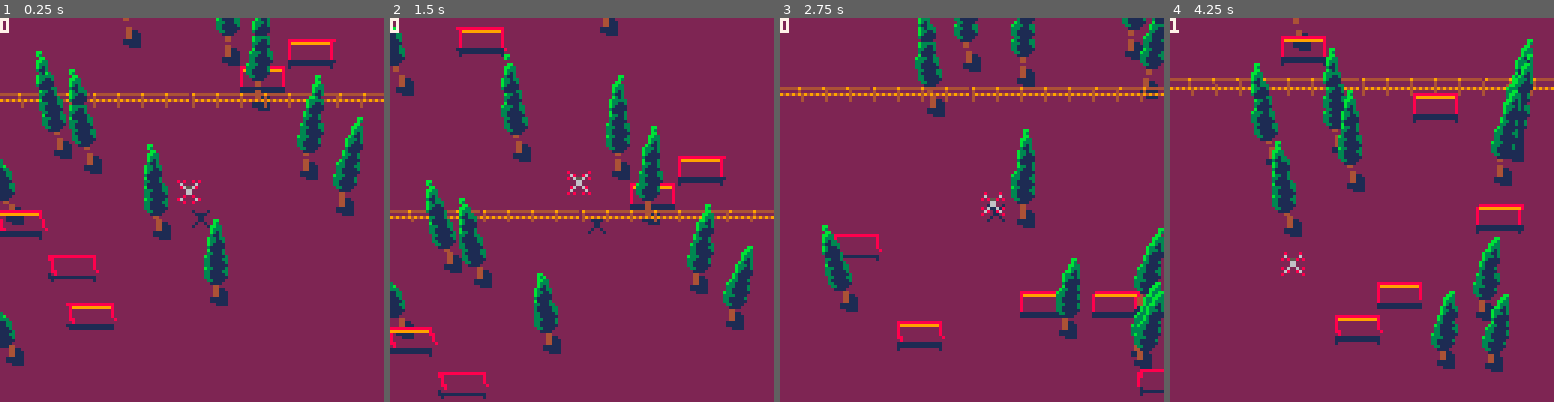
Above: before the commit, frames 1-4 (left to right).
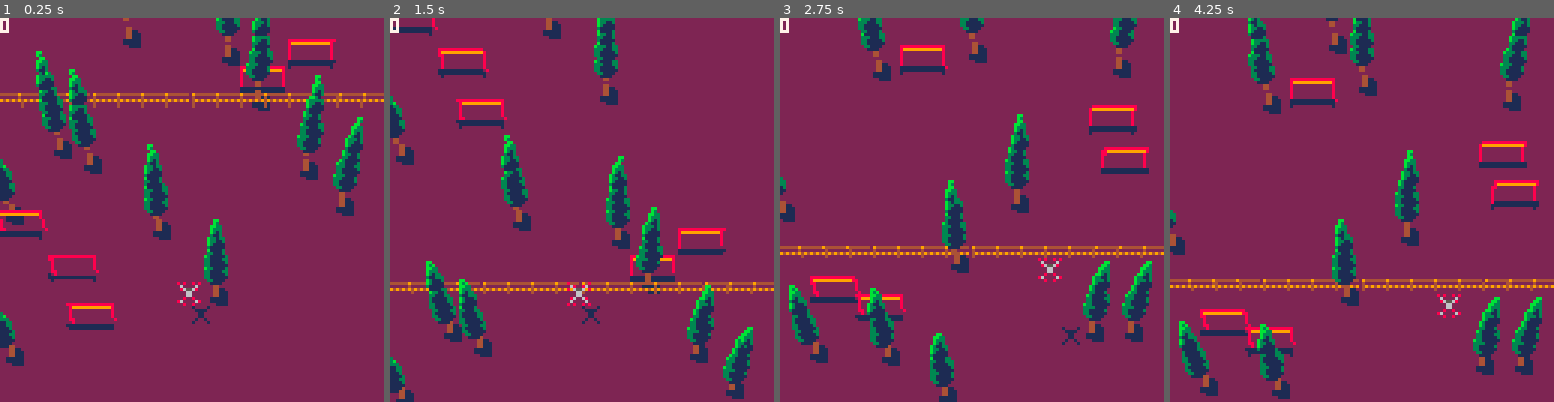
Above: after the commit, the same moments.

Repository: graearea/pico8
Game: PICO-8 cartridge dron.p8
The game is run twice, just before and just after one commit, with the same random seed, the same clock (stepped at 60 frames per second) and the same inputs.
Inputs:
- Up to frame 1 (0.25 s): no input
- Up to frame 2 (1.5 s): tap X (X key) at 0.33, 1.07 s; tap O (Z key) at 0.7 s
- Up to frame 3 (2.75 s): hold Right 1.6-2.1 s; tap O (Z key) at 1.7, 2.1, 2.5 s; tap X (X key) at 1.85 s; hold Up 2.15-2.42 s; hold Right from 2.47 s (still down)
- Up to frame 4 (4.25 s): tap O (Z key) every 0.4 s from 2.9 to 4.1 s; tap X (X key) at 2.97, 4.08 s; release Right at 3.03 s; hold Left 3.08-3.58 s; hold Down 3.63-3.97 s; hold Right from 4.02 s (still down)

The runs differ from the first frame. In frame 1, 0.5% of the frame differs, in the area x 46-55%, y 42-80%; in frame 2, 24%, in the area x 0-100%, y 0-100%; in frame 3, 22%; in frame 4, 24%.

Commit message:
changed control style.

Diff:
--- a/dron.p8
+++ b/dron.p8
@@ -4,6 +4,7 @@
 -- pico8 callbacks, game state
 
 dead=false
+speed=1
 
 function _update()
 	if dead then
@@ -16,10 +17,10 @@
  end
 
 	for _,t in pairs(trees) do
-		t:update(dron)
-	end
-
-	fnc:update(dron)
+		t:update(dron,dron)
+	end
+
+	fnc:update(dron,dron)
 
 	ce_heap_sort(drawthings)
 end
@@ -69,8 +70,8 @@
  return max(mn,min(v,mx))
 end
 
-function movedown(thing,velocity)
- thing.y=(thing.y+velocity)%128
+function movedown(thing)
+ thing.y=(thing.y+speed)%128
 end
 
 --drawing decorators
@@ -97,25 +98,26 @@
 function drone()
 return
 {
- x=64, y=64, z=3,
+ x=64, y=96, z=3,
+ speed=1,
  dx=0, dy=0,
  frame = 0,
 	update = function(self)
 	 self.frame =(self.frame+1)%3
 		if (btn(⬅️)) then self.dx=self.dx-1 end
  	if (btn(➡️)) then self.dx=self.dx+1 end
- 	if (btn(⬆️)) then self.dy=self.dy-1 end
- 	if (btn(⬇️)) then self.dy=self.dy+1 end
-  if (btn(❎)) then
+ 	if (btn(❎)) then speed=clamp(speed+0.5,0,2) end
+ 	if (btn(🅾️)) then speed=clamp(speed-0.5,0,2) end
+  if (btn(⬆️)) then
   	self.z=clamp(self.z+1,0,10)
   end
-  if (btn(🅾️)) then
+  if (btn(⬇️)) then
    self.z=clamp(self.z-1,0,10)
   end
 
   self.x=self.x+clamp(self.dx/4,-2,2)
-  self.y=self.y+clamp(self.dy/4,-2,2)
-  self.dy=self.dy*0.90
+
+
   self.dx=self.dx*0.90
 	end,
 
@@ -149,7 +151,7 @@
 		end,
 
   update = function(self,d)
- 	 movedown(self,1)
+ 	 movedown(self)
  	 self:collision(d)
   end,
 
@@ -194,9 +196,10 @@
 		end,
 
 	update=function(self,d)
-		movedown(self,1)
+		movedown(self)
 		self:collision(d)
 	end,
+
 	draw=function(self)
 	 for x=0,128,8 do
 	 	for i=31,38 do
@@ -271,7 +274,7 @@
   y=flr(rnd(128)),
 
 	update=function(self,d)
-	 movedown(self,1)
+	 movedown(self)
 	 self:collision(d)
 	end,
 
